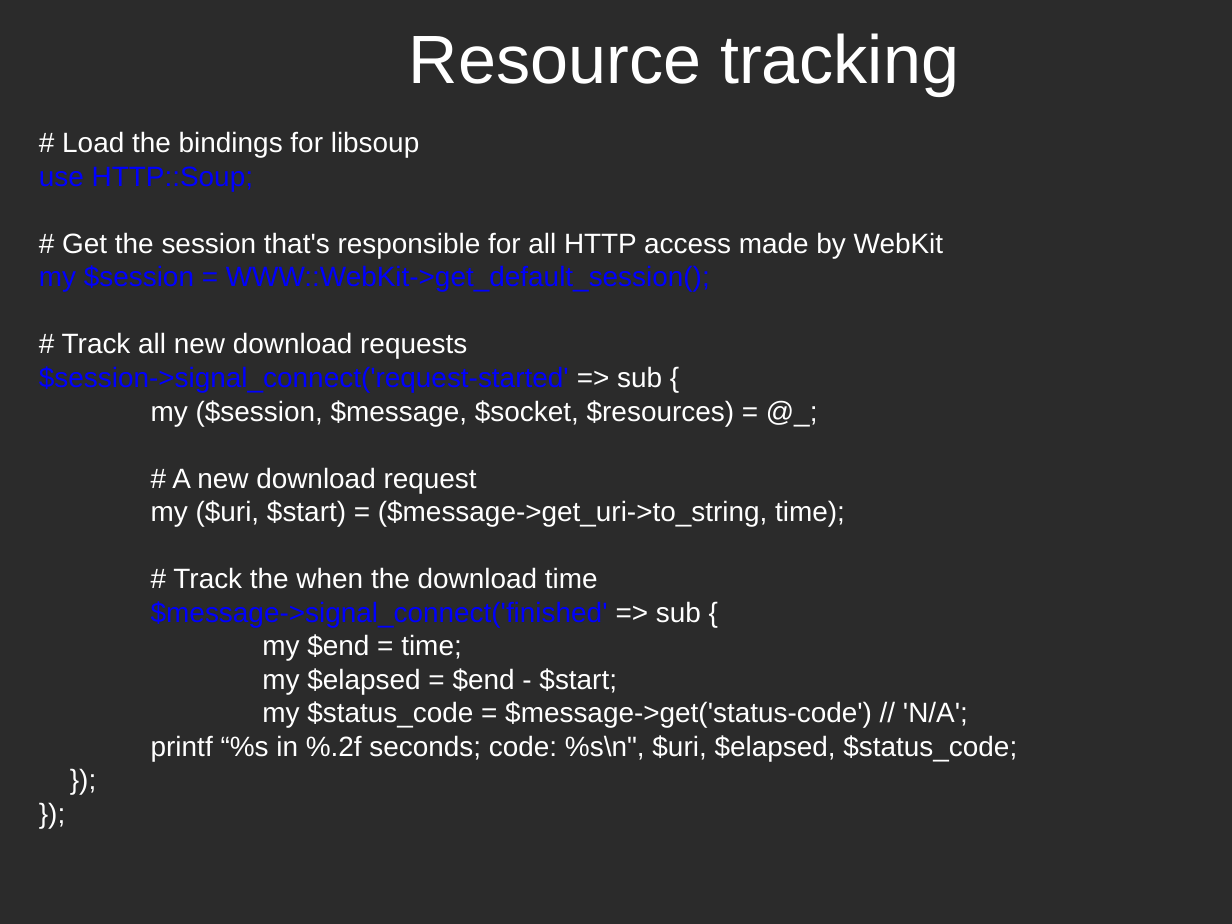
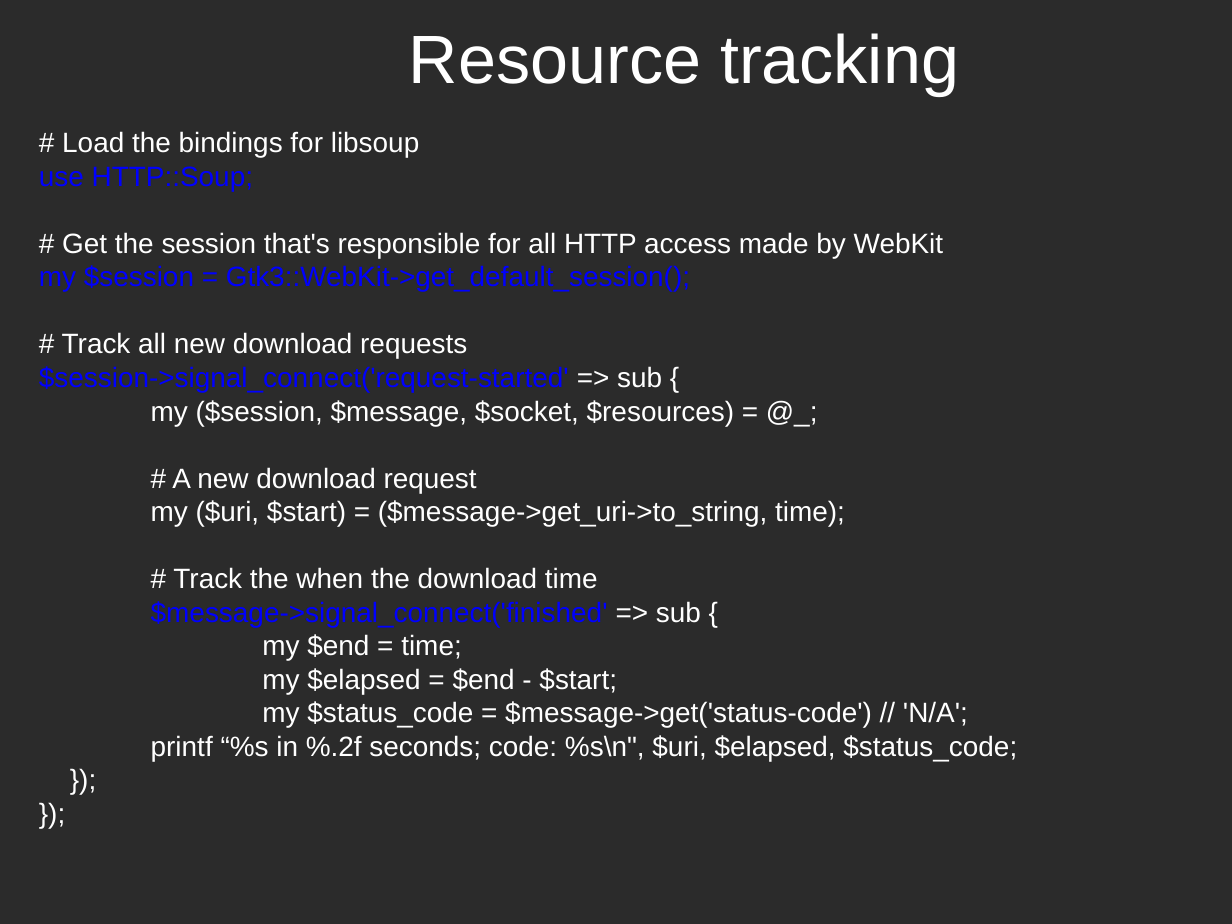
Before and after one commit to potyl/Webkit, a slide deck: slide 20 of WebKit-en.odp (slide 21 before the commit). Drawn at 1232x924 pixels with LibreOffice and Linux fonts; fonts in the diff are those of the drawing; background and template pictures are left out; a plain dark background stands for a picture behind light text. Boxes give left, top, right and bottom in pixels: in the first picture for what was removed or moved away, otherwise in the second. Text is boxed around its words. In the diff, an @@ line names an element or a change of style, - is before the commit and + after.

```diff
--- a/WebKit-en.odp
+++ b/WebKit-en.odp
@@ text at bbox=[39, 265, 690, 292]: text changed @@
-my $session = WWW::WebKit->get_default_session();
+my $session = Gtk3::WebKit->get_default_session();
```
Also in this commit, not shown: 4 other slides changed, 2 slides added, 3 slides removed.
